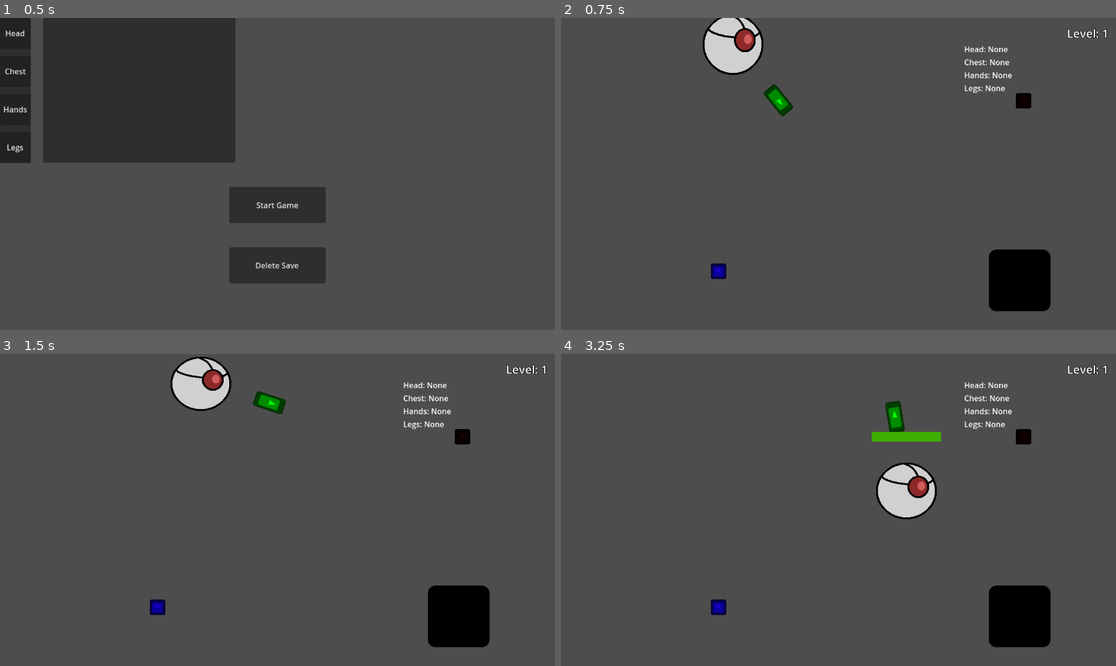
Above: before the commit, frames 1-4 (two rows, left to right).
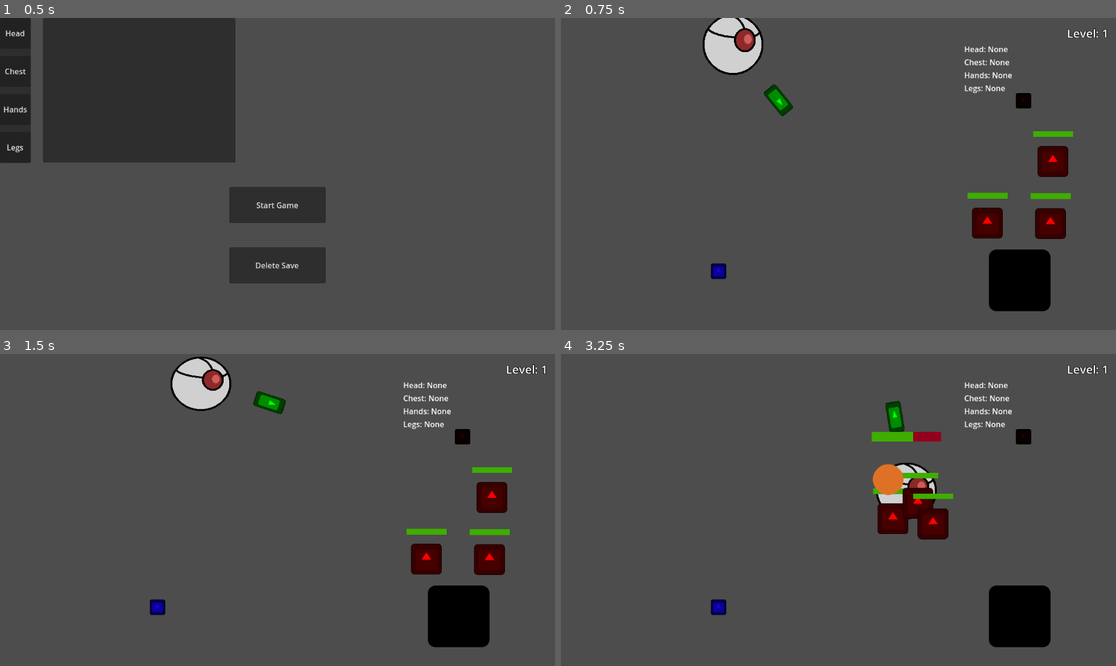
Above: after the commit, the same moments.

Repository: TRushton95/Aberration
Game: Godot game, scene res://app.tscn
Same seed, same stepped clock (60 frames per second), same inputs: the game is played once before the commit and once after it. The engine's default icon, where the game draws it, is replaced by a stand-in: a white triangle on a blue panel in a dark square.
Inputs (mouse positions are in pixels of both pictures, inside the frame that each line leads up to):
- Up to frame 1 (0.5 s): no input
- Up to frame 2 (0.75 s): click "Start Game" at 0.5 s
- Up to frame 3 (1.5 s): tap Enter at 1.25 s; move the mouse to (399, 494) at 1.27 s; hold D (move_right) from 1.28 s (still down); click (399, 494) at 1.35 s
- Up to frame 4 (3.25 s): move the mouse to (727, 525) at 2.02 s; release D (move_right) at 2.03 s; hold S (move_down) 2.03-2.78 s; click (727, 525) at 2.1 s; move the mouse to (894, 441) at 2.77 s; hold D (move_right) from 2.78 s (still down); tap 1 (select_spell_slot_1) at 2.85 s; click (894, 441) at 3.05 s

Frame 1 is identical in both runs. In frame 2, 2.1% of the frame differs, in the area x 73-93%, y 36-71%; in frame 3, 2.1%; in frame 4, 2.3%, in the area x 56-71%, y 24-60%.

Commit message:
Create ability projectile

Diff:
--- a/src/game/entities/abilities/ability.gd
+++ b/src/game/entities/abilities/ability.gd
@@ -5,15 +5,41 @@
 @export var _cast_time : float = 0.0
 @export var _cooldown : float = 0.0
 @export var _effects : Array[Effect] = []
+@export var _projectile_scene : PackedScene
+
+
+func _on_projectile_hit(player: Player, target: Vector2) -> void:
+	_execute_effects(player, target)
 
 
 func execute(player: Player, target: Variant) -> void:
 	if !_target.validate(target):
 		return
 
+	if _target.get_target_type() == Enums.TargetType.GROUND && _projectile_scene != null:
+		_create_projectile(player, target)
+	else:
+		_execute_effects(player, target)
+
+
+
+func _execute_effects(player: Player, target: Variant) -> void:
 	for i in _effects.size():
 		var effect : Effect = _effects[i]
 		if effect == null:
 			continue
 
 		effect.execute(player, target)
+
+
+func _create_projectile(player: Player, target: Vector2) -> void:
+	if _projectile_scene == null:
+		return
+
+	var projectile : Projectile = _projectile_scene.instantiate() as Projectile
+	if projectile == null:
+		return
+
+	player.get_tree().get_root().get_node("App/Game").add_child(projectile)
+	projectile.setup(player.position, target)
+	projectile.hit.connect(_on_projectile_hit.bind(player, target))
--- a/src/game/entities/abilities/implementations/area_effect.tres
+++ /dev/null
@@ -1,19 +0,0 @@
-[gd_resource type="Resource" script_class="AreaEffect" load_steps=6 format=3 uid="uid://b3q811knenc33"]
-
-[ext_resource type="Script" uid="uid://dc6thg5pqepm0" path="res://game/entities/abilities/effects/effect.gd" id="1_7ften"]
-[ext_resource type="Script" uid="uid://cpd66hxtgfcx4" path="res://game/entities/abilities/effects/damage_effect.gd" id="2_g3myj"]
-[ext_resource type="Script" uid="uid://c80x7ylcpekg8" path="res://game/entities/abilities/effects/apply_area_effect.gd" id="2_isq57"]
-
-[sub_resource type="Resource" id="Resource_k1053"]
-script = ExtResource("2_g3myj")
-_value = 20
-metadata/_custom_type_script = "uid://cpd66hxtgfcx4"
-
-[sub_resource type="CircleShape2D" id="CircleShape2D_6baso"]
-radius = 200.0
-
-[resource]
-script = ExtResource("2_isq57")
-_shape = SubResource("CircleShape2D_6baso")
-_effects = Array[ExtResource("1_7ften")]([SubResource("Resource_k1053")])
-metadata/_custom_type_script = "uid://c80x7ylcpekg8"
--- a/src/game/entities/abilities/implementations/fireball.tres
+++ /dev/null
@@ -1,18 +0,0 @@
-[gd_resource type="Resource" script_class="Ability" load_steps=6 format=3 uid="uid://bduqu27fhkjik"]
-
-[ext_resource type="Script" uid="uid://dc6thg5pqepm0" path="res://game/entities/abilities/effects/effect.gd" id="1_h5fs1"]
-[ext_resource type="Resource" uid="uid://b3q811knenc33" path="res://game/entities/abilities/implementations/area_effect.tres" id="2_3byj6"]
-[ext_resource type="Script" uid="uid://dmo2b426enllm" path="res://game/entities/abilities/target_type/ground_target_type.gd" id="2_mep5a"]
-[ext_resource type="Script" uid="uid://buequrxuxivpp" path="res://game/entities/abilities/ability.gd" id="2_pdv5v"]
-
-[sub_resource type="Resource" id="Resource_3byj6"]
-script = ExtResource("2_mep5a")
-metadata/_custom_type_script = "uid://dmo2b426enllm"
-
-[resource]
-script = ExtResource("2_pdv5v")
-_target = SubResource("Resource_3byj6")
-_cast_time = 0.0
-_cooldown = 0.0
-_effects = Array[ExtResource("1_h5fs1")]([ExtResource("2_3byj6")])
-metadata/_custom_type_script = "uid://buequrxuxivpp"
--- /dev/null
+++ b/src/game/entities/abilities/implementations/fireball/area_effect.tres
@@ -0,0 +1,19 @@
+[gd_resource type="Resource" script_class="AreaEffect" load_steps=6 format=3 uid="uid://b3q811knenc33"]
+
+[ext_resource type="Script" uid="uid://dc6thg5pqepm0" path="res://game/entities/abilities/effects/effect.gd" id="1_8fkt8"]
+[ext_resource type="Script" uid="uid://cpd66hxtgfcx4" path="res://game/entities/abilities/effects/damage_effect.gd" id="2_6s76n"]
+[ext_resource type="Script" uid="uid://c80x7ylcpekg8" path="res://game/entities/abilities/effects/area_effect.gd" id="3_wlqf4"]
+
+[sub_resource type="Resource" id="Resource_k1053"]
+script = ExtResource("2_6s76n")
+_value = 20
+metadata/_custom_type_script = "uid://cpd66hxtgfcx4"
+
+[sub_resource type="CircleShape2D" id="CircleShape2D_6baso"]
+radius = 200.0
+
+[resource]
+script = ExtResource("3_wlqf4")
+_shape = SubResource("CircleShape2D_6baso")
+_effects = Array[ExtResource("1_8fkt8")]([SubResource("Resource_k1053")])
+metadata/_custom_type_script = "uid://c80x7ylcpekg8"
--- /dev/null
+++ b/src/game/entities/abilities/implementations/fireball/fireball.tres
@@ -0,0 +1,20 @@
+[gd_resource type="Resource" script_class="Ability" load_steps=7 format=3 uid="uid://bduqu27fhkjik"]
+
+[ext_resource type="Script" uid="uid://dc6thg5pqepm0" path="res://game/entities/abilities/effects/effect.gd" id="1_goq2v"]
+[ext_resource type="Resource" uid="uid://b3q811knenc33" path="res://game/entities/abilities/implementations/fireball/area_effect.tres" id="2_446cy"]
+[ext_resource type="Script" uid="uid://dmo2b426enllm" path="res://game/entities/abilities/target_type/ground_target_type.gd" id="3_80xej"]
+[ext_resource type="PackedScene" uid="uid://bpj5o4xx6obs6" path="res://game/entities/abilities/implementations/fireball/projectile.tscn" id="3_446cy"]
+[ext_resource type="Script" uid="uid://buequrxuxivpp" path="res://game/entities/abilities/ability.gd" id="4_4tfnd"]
+
+[sub_resource type="Resource" id="Resource_3byj6"]
+script = ExtResource("3_80xej")
+metadata/_custom_type_script = "uid://dmo2b426enllm"
+
+[resource]
+script = ExtResource("4_4tfnd")
+_target = SubResource("Resource_3byj6")
+_cast_time = 0.0
+_cooldown = 0.0
+_effects = Array[ExtResource("1_goq2v")]([ExtResource("2_446cy")])
+_projectile_scene = ExtResource("3_446cy")
+metadata/_custom_type_script = "uid://buequrxuxivpp"
--- /dev/null
+++ b/src/game/entities/abilities/implementations/fireball/projectile.gd
@@ -0,0 +1 @@
+extends Projectile
--- /dev/null
+++ b/src/game/entities/abilities/implementations/fireball/projectile.tscn
@@ -0,0 +1,19 @@
+[gd_scene load_steps=4 format=3 uid="uid://bpj5o4xx6obs6"]
+
+[ext_resource type="Script" uid="uid://bq8bfdjw4tuor" path="res://game/entities/abilities/implementations/fireball/projectile.gd" id="1_psw53"]
+[ext_resource type="Texture2D" uid="uid://bd7pxfsduh6ok" path="res://game/entities/abilities/implementations/fireball/projectile.png" id="2_u33lx"]
+
+[sub_resource type="CircleShape2D" id="CircleShape2D_u33lx"]
+radius = 32.0
+
+[node name="Projectile" type="Node2D" node_paths=PackedStringArray("_hurtbox")]
+script = ExtResource("1_psw53")
+_hurtbox = NodePath("Hurtbox")
+
+[node name="Sprite2D" type="Sprite2D" parent="."]
+texture = ExtResource("2_u33lx")
+
+[node name="Hurtbox" type="Area2D" parent="."]
+
+[node name="CollisionShape2D" type="CollisionShape2D" parent="Hurtbox"]
+shape = SubResource("CircleShape2D_u33lx")
--- /dev/null
+++ b/src/game/entities/abilities/projectile/projectile.gd
@@ -0,0 +1,35 @@
+extends Node2D
+class_name Projectile
+
+signal hit
+
+@export var _speed : int = 500
+@export var _hurtbox : Area2D
+
+var destination : Vector2
+
+
+func _on_hurtbox_body_entered(body: Node2D) -> void:
+	if body is Enemy:
+		hit.emit()
+		queue_free()
+
+
+func _ready() -> void:
+	if _hurtbox != null:
+		_hurtbox.body_entered.connect(_on_hurtbox_body_entered)
+
+
+func setup(source_pos: Vector2, dest_pos: Vector2) -> void:
+	position = source_pos
+	destination = dest_pos
+
+
+func _process(delta: float) -> void:
+	var remaining_distance : float = position.distance_to(destination)
+	if remaining_distance < _speed * delta:
+		hit.emit()
+		queue_free()
+		return
+
+	position += position.direction_to(destination) * _speed * delta
--- a/src/game/entities/abilities/target_type/target_type.gd
+++ b/src/game/entities/abilities/target_type/target_type.gd
@@ -2,7 +2,7 @@
 class_name Target
 
 
-func get_target_type() -> void:
+func get_target_type() -> Enums.TargetType:
 	return _internal_get_target_type()
 
 
--- a/src/game/entities/player/player.gd
+++ b/src/game/entities/player/player.gd
@@ -11,7 +11,7 @@
 @onready var _orb_container : Node = $OrbContainer
 @onready var _weapon : Weapon = $Sword
 
-var ability : Ability = load("res://game/entities/abilities/implementations/fireball.tres")
+var ability : Ability = load("res://game/entities/abilities/implementations/fireball/fireball.tres")
 
 var _selected_spell_slot : int = -1
 
--- a/src/game/game.tscn
+++ b/src/game/game.tscn
@@ -1,10 +1,11 @@
-[gd_scene load_steps=6 format=3 uid="uid://bb7raaivjx0tf"]
+[gd_scene load_steps=7 format=3 uid="uid://bb7raaivjx0tf"]
 
 [ext_resource type="Script" uid="uid://bhm1yd13rhy03" path="res://game/game.gd" id="1_l1rk1"]
 [ext_resource type="PackedScene" uid="uid://bee8iw7q7gjo7" path="res://game/entities/player/player.tscn" id="2_vasa2"]
 [ext_resource type="PackedScene" uid="uid://fklovbofikuw" path="res://game/entities/orb_pickup/orb_pickup.tscn" id="4_4fuuu"]
 [ext_resource type="PackedScene" uid="uid://dndwvdj1mvb75" path="res://game/ui/game_ui.tscn" id="5_dxrkv"]
 [ext_resource type="PackedScene" uid="uid://bm5kj3ybxtf8j" path="res://game/entities/level_exit/level_exit.tscn" id="6_dakft"]
+[ext_resource type="PackedScene" uid="uid://nqfokyahs0fw" path="res://game/entities/enemy/enemy.tscn" id="6_u5opy"]
 
 [node name="Game" type="Node2D"]
 script = ExtResource("1_l1rk1")
@@ -26,6 +27,15 @@
 
 [node name="GameUI" parent="." instance=ExtResource("5_dxrkv")]
 
+[node name="Enemy" parent="." instance=ExtResource("6_u5opy")]
+position = Vector2(885, 426)
+
+[node name="Enemy2" parent="." instance=ExtResource("6_u5opy")]
+position = Vector2(1021, 298)
+
+[node name="Enemy3" parent="." instance=ExtResource("6_u5opy")]
+position = Vector2(1016, 427)
+
 [connection signal="died" from="Player" to="." method="_on_player_died"]
 [connection signal="picked_up_orb" from="Player" to="." method="_on_player_picked_up_orb"]
 [connection signal="player_entered" from="LevelExit" to="." method="_on_level_exit_player_entered"]
Renamed: src/game/entities/abilities/effects/apply_area_effect.gd -> src/game/entities/abilities/effects/area_effect.gd
Renamed: src/game/entities/abilities/effects/apply_area_effect.gd.uid -> src/game/entities/abilities/effects/area_effect.gd.uid
Not shown, added: src/game/entities/abilities/implementations/fireball/projectile.gd.uid
Binary file added: src/game/entities/abilities/implementations/fireball/projectile.png
Not shown, added: src/game/entities/abilities/implementations/fireball/projectile.png.import
Not shown, added: src/game/entities/abilities/projectile/projectile.gd.uid
